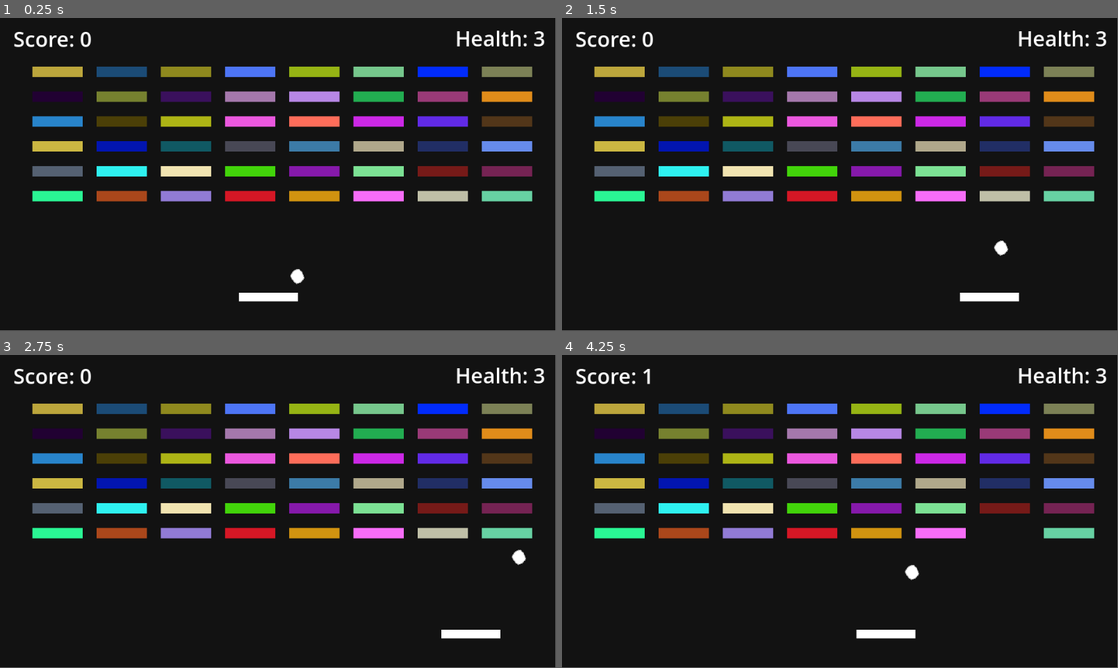
Above: before the commit, frames 1-4 (two rows, left to right).
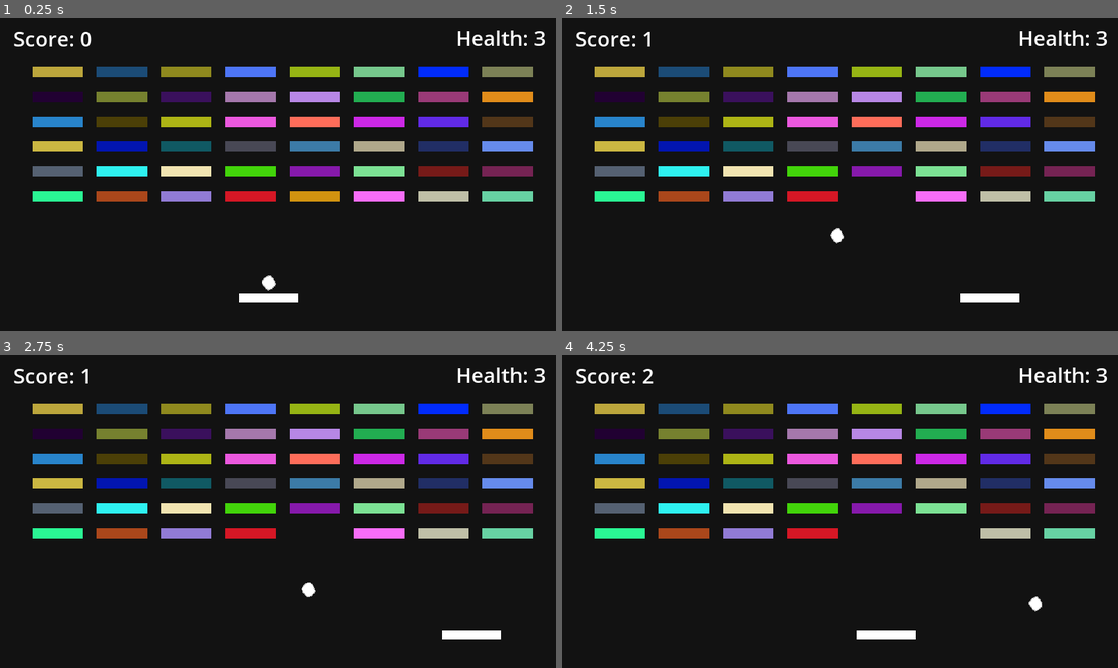
Above: after the commit, the same moments.

Repository: micaelmaciel/Breakout
Game: Godot game, scene res://Scenes/arena.tscn
The game is run twice, just before and just after one commit, with the same random seed, the same clock (stepped at 60 frames per second) and the same inputs. Sound files missing from this copy of the repository are replaced by a short silence.
Inputs:
- Up to frame 1 (0.25 s): no input
- Up to frame 2 (1.5 s): tap Enter at 0.5 s; hold Right (p1Right) 0.53-1.28 s; tap Space (shoot, bound only after the commit) at 0.6, 1.35 s; hold Left (p1Left) from 1.28 s (still down)
- Up to frame 3 (2.75 s): release Left (p1Left) at 2.03 s; hold Right (p1Right) from 2.03 s (still down); tap Space (shoot, bound only after the commit) at 2.1 s
- Up to frame 4 (4.25 s): tap Space (shoot, bound only after the commit) at 2.85, 3.6 s; release Right (p1Right) at 3.53 s; hold Left (p1Left) from 3.53 s (still down)
In our replay, the window is 799x449 before the commit and 800x450 after it. These sizes can differ from the game's own. Grey fills any space a smaller window leaves; there, only what the larger window draws over its background counts as a difference.

The runs differ from the first frame. In frame 1, 1.9% of the frame differs, in the area x 2-98%, y 4-91%; in frame 2, 2.2%; in frame 3, 2.2%; in frame 4, 2.8%.

Commit message:
add shoot ball, overall overhaul of some code

Diff:
--- a/Scenes/arena.tscn
+++ b/Scenes/arena.tscn
@@ -77,3 +77,16 @@
 [node name="GameOverScreen" parent="CanvasLayer" instance=ExtResource("6_62ljb")]
 unique_name_in_owner = true
 visible = false
+
+[node name="WinScreen" parent="CanvasLayer" instance=ExtResource("6_62ljb")]
+unique_name_in_owner = true
+visible = false
+
+[node name="RichTextLabel" parent="CanvasLayer/WinScreen" index="1"]
+process_mode = 2
+offset_top = 93.0
+offset_bottom = 163.0
+text = "[wave amp=50.0 freq=8.0 connected=1][center]W O N[/center][/wave]"
+
+[editable path="CanvasLayer/GameOverScreen"]
+[editable path="CanvasLayer/WinScreen"]
--- a/Scenes/ball.tscn
+++ b/Scenes/ball.tscn
@@ -1,7 +1,10 @@
-[gd_scene load_steps=4 format=3 uid="uid://hcvq82qcvcle"]
+[gd_scene load_steps=7 format=3 uid="uid://hcvq82qcvcle"]
 
 [ext_resource type="Script" path="res://Scripts/ball.gd" id="1_hn6in"]
 [ext_resource type="Texture2D" uid="uid://bwkld5lnbfm3i" path="res://Assets/Sprites/ball.png" id="1_i7mv4"]
+[ext_resource type="AudioStream" uid="uid://d0nvbsls5mpcw" path="res://Assets/Sounds/paddle_hit.wav" id="3_j6wrt"]
+[ext_resource type="AudioStream" uid="uid://d1s6fjfqx7pm4" path="res://Assets/Sounds/wall_hit.wav" id="4_yov4c"]
+[ext_resource type="AudioStream" uid="uid://ccxbvhbgjhwkm" path="res://Assets/Sounds/brick_hit.wav" id="5_q7eb1"]
 
 [sub_resource type="CapsuleShape2D" id="CapsuleShape2D_1kgto"]
 radius = 12.0
@@ -21,4 +24,16 @@
 
 [node name="VisibleOnScreenNotifier2D" type="VisibleOnScreenNotifier2D" parent="."]
 
+[node name="PaddleHit" type="AudioStreamPlayer" parent="."]
+stream = ExtResource("3_j6wrt")
+volume_db = -13.2
+
+[node name="WallHit" type="AudioStreamPlayer" parent="."]
+stream = ExtResource("4_yov4c")
+volume_db = 1.256
+
+[node name="BrickHit" type="AudioStreamPlayer" parent="."]
+stream = ExtResource("5_q7eb1")
+volume_db = 2.685
+
 [connection signal="screen_exited" from="VisibleOnScreenNotifier2D" to="." method="_on_visible_on_screen_notifier_2d_screen_exited"]
--- a/Scenes/game_over.tscn
+++ b/Scenes/game_over.tscn
@@ -1,7 +1,8 @@
-[gd_scene load_steps=8 format=3 uid="uid://bbnugax7yb4xo"]
+[gd_scene load_steps=9 format=3 uid="uid://bbnugax7yb4xo"]
 
 [ext_resource type="Script" path="res://Scripts/game_over.gd" id="1_yet0j"]
 [ext_resource type="Script" path="res://Scripts/Restart.gd" id="2_t2vi2"]
+[ext_resource type="AudioStream" uid="uid://0gxmr7pjde27" path="res://Assets/Sounds/button_click.wav" id="3_2wrdm"]
 
 [sub_resource type="StyleBoxFlat" id="StyleBoxFlat_dhr6j"]
 
@@ -100,9 +101,15 @@
 text = "Highest score: 0"
 text_direction = 1
 
-[node name="Restart" type="Button" parent="VBoxContainer"]
+[node name="Restart" type="Button" parent="VBoxContainer" node_paths=PackedStringArray("buttonClickSound")]
 layout_mode = 2
 theme = SubResource("Theme_t1jr5")
 theme_override_font_sizes/font_size = 36
 text = "Restart"
 script = ExtResource("2_t2vi2")
+buttonClickSound = NodePath("../../ButtonClick")
+
+[node name="ButtonClick" type="AudioStreamPlayer" parent="."]
+unique_name_in_owner = true
+stream = ExtResource("3_2wrdm")
+volume_db = -10.165
--- a/Scripts/GlobalProperties.gd
+++ b/Scripts/GlobalProperties.gd
@@ -1,19 +1,22 @@
 extends Node
 
-signal out_bounds
 signal health_depleted
+signal game_won
 
 var score: int = 0
 var highestScore: int = 0
 
+var player: CharacterBody2D
+
+
 var playerHealth: int = 3
-
-func emit_out_bounds() -> void:
-	out_bounds.emit()
 
 func emit_health_depleted() -> void:
 	health_depleted.emit()
 
+func emit_game_won() -> void:
+	game_won.emit()
+
 func restart_game_variables() -> void:
 	score = 0
 	playerHealth = 3
--- a/Scripts/HP.gd
+++ b/Scripts/HP.gd
@@ -1,4 +1,4 @@
 extends Label
 
-func _process(delta):
+func _process(_delta: float) -> void:
     text = "Health: " + str(GlobalProperties.playerHealth)
--- a/Scripts/Restart.gd
+++ b/Scripts/Restart.gd
@@ -1,8 +1,10 @@
 extends Button
 
+@export var buttonClickSound: AudioStreamPlayer
+
 func _pressed() -> void:
+	buttonClickSound.play(0.02)
+	await buttonClickSound.finished
 	GlobalProperties.restart_game_variables()
 	get_tree().paused = false
 	get_tree().reload_current_scene()
-	print(GlobalProperties.score)
-	print(GlobalProperties.highestScore)
--- a/Scripts/arena.gd
+++ b/Scripts/arena.gd
@@ -4,6 +4,7 @@
 
 func _ready() -> void:
     GlobalProperties.health_depleted.connect(_on_player_health_depleted)
+    GlobalProperties.game_won.connect(_on_game_won)
 
 
 
@@ -11,3 +12,8 @@
     GlobalProperties.highestScore = max(GlobalProperties.highestScore, GlobalProperties.score)
     get_tree().paused = true
     %GameOverScreen.visible = true
+
+func _on_game_won() -> void:
+    GlobalProperties.highestScore = max(GlobalProperties.highestScore, GlobalProperties.score)
+    get_tree().paused = true
+    %WinScreen.visible = true
--- a/Scripts/ball.gd
+++ b/Scripts/ball.gd
@@ -1,21 +1,25 @@
 extends CharacterBody2D
 
 @export var initialSpeed: int = 100
+@export var speedGain: int = 20
+
 var score: int = GlobalProperties.score
 var highestScore: int = GlobalProperties.highestScore
 
+var ball_state: String = "initial"
+
+func _input(event: InputEvent) -> void:
+	if event is InputEventKey and event.is_action("shoot") and ball_state == "initial":
+		ball_state = "launched"
+		velocity = Vector2(0, -1) * initialSpeed
 
 #region ball starting
 func initialize_ball() -> void:
-	randomize()
-	var randomSide: int = [1, -1].pick_random()
-	var randomDirectionX: int = randi_range(1, 9) * randomSide
-	velocity = Vector2(randomDirectionX, -1).normalized()
-	velocity *= initialSpeed
+	ball_state = "initial"
 
 func reinitialize_ball() -> void:
 	set_collision_mask_value(1, true)
-	position = Vector2(463, 363)
+	position.y = 458
 	initialize_ball()
 #endregion
 
@@ -28,12 +32,15 @@
 
 	if (collider.is_in_group("brick")):
 		collider.queue_free.call_deferred()
-		velocity.y *= 1.2
+		velocity.y += speedGain * sign(velocity.y)
 		GlobalProperties.score += 1
 		bounce_ball(collision)
+		$BrickHit.play(1.94)
+
 	elif (collider is Player):
+		velocity.x += 0.1
 		var normal_x: float = collision.get_normal().x
-		if (abs(abs(normal_x) - 1) < 0.0001):
+		if (normal_x == 1 or sign(collision.get_normal().y) == 1):
 			set_collision_mask_value(1, false)
 		else:
 			var normalizedDifference: float = (position - collider.position).normalized().x
@@ -41,17 +48,28 @@
 			velocity.x = normalizedDifference * speed
 			velocity = velocity.normalized() * speed
 			bounce_ball(collision)
+			velocity.y = abs(velocity.y) * -1
+			$PaddleHit.play(0.53)
+
 	else:
 		bounce_ball(collision)
+		$WallHit.play(0.12)
 #endregion
 
 func _ready() -> void:
 	initialize_ball()
 
 func _physics_process(delta: float) -> void:
+	if ball_state == "initial":
+		position.x = GlobalProperties.player.position.x
+		return
+
 	var collision: KinematicCollision2D = move_and_collide(velocity * delta)
 	if (collision):
 		react_collision(collision)
+
+	if (get_tree().get_first_node_in_group("brick") == null):
+		GlobalProperties.emit_game_won()
 
 func _on_visible_on_screen_notifier_2d_screen_exited() -> void:
 
@@ -60,5 +78,4 @@
 		GlobalProperties.emit_health_depleted()
 		return
 
-	GlobalProperties.emit_out_bounds()
 	reinitialize_ball()
--- a/Scripts/brick_grid.gd
+++ b/Scripts/brick_grid.gd
@@ -1,3 +1,4 @@
+@tool
 extends Node2D
 
 @export var columns: int = 8
--- a/Scripts/game_over.gd
+++ b/Scripts/game_over.gd
@@ -1,4 +1,8 @@
+@tool
 extends Control
+
+func _ready() -> void:
+    get_parent().set_editable_instance(self, true)
 
 func _process(_delta: float) -> void:
     %Score.text = "Score: " + str(GlobalProperties.score)
--- a/Scripts/player.gd
+++ b/Scripts/player.gd
@@ -13,7 +13,7 @@
 	velocity = Vector2(direction, 0) * speed
 
 func _ready() -> void:
-	pass
+	GlobalProperties.player = self
 
 func _physics_process(_delta: float) -> void:
 	handle_movement()
--- a/project.godot
+++ b/project.godot
@@ -27,6 +27,7 @@
 
 window/size/viewport_width=960
 window/size/viewport_height=540
+window/stretch/mode="canvas_items"
 
 [input]
 
@@ -38,6 +39,11 @@
 p1Left={
 "deadzone": 0.5,
 "events": [Object(InputEventKey,"resource_local_to_scene":false,"resource_name":"","device":-1,"window_id":0,"alt_press …(182 unchanged characters)…
+]
+}
+shoot={
+"deadzone": 0.5,
+"events": [Object(InputEventKey,"resource_local_to_scene":false,"resource_name":"","device":-1,"window_id":0,"alt_pressed":false,"shift_pressed":false,"ctrl_pressed":false,"meta_pressed":false,"pressed":false,"keycode":0,"physical_keycode":32,"key_label":0,"unicode":32,"echo":false,"script":null)
 ]
 }
 
Not shown, added: Assets/Sounds/brick_hit.wav.import
Not shown, added: Assets/Sounds/button_click.wav.import
Not shown, added: Assets/Sounds/brick_hit.wav
Not shown, added: Assets/Sounds/button_click.wav
